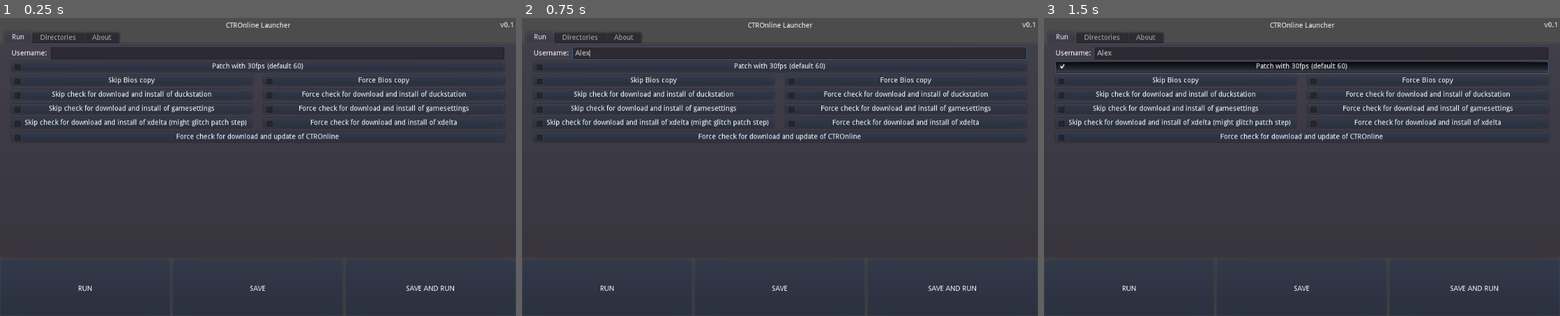
Above: before the commit, frames 1-3 (left to right).
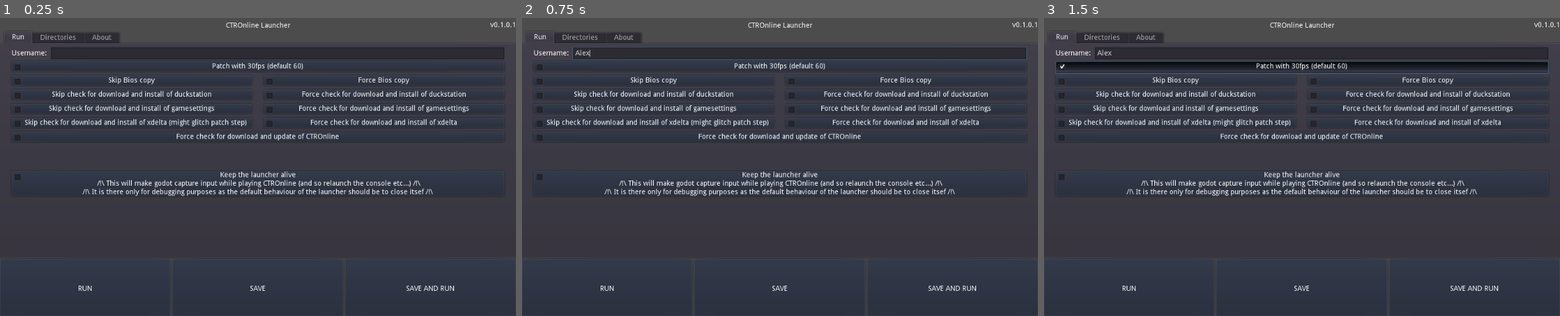
Above: after the commit, the same moments.

Repository: Adrenesis/CTROnline-Launcher
Game: Godot game, scene res://Launcher.tscn
Same seed, same stepped clock (60 frames per second), same inputs: the game is played once before the commit and once after it.
Inputs (mouse positions are in pixels of both pictures, inside the frame that each line leads up to):
- Up to frame 1 (0.25 s): no input
- Up to frame 2 (0.75 s): click (800, 53) at 0.52 s; type "Alex" at 0.6 s
- Up to frame 3 (1.5 s): click (1302, 68) at 1.27 s

The runs differ from the first frame. In frame 1, 1.3% of the frame differs, in the area x 2-100%, y 1-60%; in frame 2, 1.3%; in frame 3, 1.3%.

Commit message:
close the launcher once the job is done (except if asked to keep running)

Diff:
--- a/Controller.gd
+++ b/Controller.gd
@@ -24,6 +24,8 @@
 var forceXDeltaCheckBox = null
 var forceUpdateButton = null
 var forceUpdateCheckBox = null
+var keepRunningButton = null
+var keepRunningCheckBox = null
 
 var biosLineEdit = null
 var duckStationLineEdit = null
@@ -87,6 +89,8 @@
 	forceXDeltaCheckBox = forceXDeltaButton.get_node("CheckBox")
 	forceUpdateButton = get_node("%ForceUpdate")
 	forceUpdateCheckBox = forceUpdateButton.get_node("CheckBox")
+	keepRunningButton = get_node("%KeepRunning")
+	keepRunningCheckBox = keepRunningButton.get_node("CheckBox")
 
 	forceBiosButton.connect("toggled", self, "force_bios_pressed")
 	forceDuckStationButton.connect("toggled", self, "force_duckstation_pressed")
@@ -318,6 +322,8 @@
 	args.insert(0, "-Command")
 	OS.execute("cmd.exe", ["/c", ("echo " + usernameLineEdit.text + "> ./username.ini") ], false, output, true, true)
 	OS.execute("powershell", args, false, output, true, true)
+	if not keepRunningButton.pressed:
+		get_tree().quit()
 
 func get_run_string():
 	#TODO support Linux
--- a/Launcher.tscn
+++ b/Launcher.tscn
@@ -13,11 +13,11 @@
 script = ExtResource( 2 )
 
 [node name="VersionLabel" type="Label" parent="."]
-margin_left = 993.0
+margin_left = 973.0
 margin_top = 15.0
-margin_right = 1020.0
-margin_bottom = 14.0
-text = "v0.1"
+margin_right = 1024.0
+margin_bottom = 29.0
+text = "v0.1.0.1"
 
 [node name="VBoxContainer" type="VBoxContainer" parent="."]
 anchor_right = 1.0
@@ -62,7 +62,6 @@
 
 [node name="Run" type="Tabs" parent="VBoxContainer/TabContainer"]
 unique_name_in_owner = true
-visible = false
 anchor_right = 1.0
 anchor_bottom = 1.0
 margin_left = 4.0
@@ -453,14 +452,73 @@
 margin_bottom = 20.0
 rect_min_size = Vector2( 15, 0 )
 
+[node name="HBoxContainer7" type="HBoxContainer" parent="VBoxContainer/TabContainer/Run/VBoxContainer2"]
+margin_top = 192.0
+margin_right = 1016.0
+margin_bottom = 242.0
+rect_min_size = Vector2( 0, 50 )
+
+[node name="Control4" type="Control" parent="VBoxContainer/TabContainer/Run/VBoxContainer2/HBoxContainer7"]
+margin_right = 15.0
+margin_bottom = 50.0
+rect_min_size = Vector2( 15, 0 )
+
+[node name="Control3" type="Control" parent="VBoxContainer/TabContainer/Run/VBoxContainer2/HBoxContainer7"]
+margin_left = 19.0
+margin_right = 34.0
+margin_bottom = 50.0
+rect_min_size = Vector2( 15, 0 )
+
+[node name="HBoxContainer8" type="HBoxContainer" parent="VBoxContainer/TabContainer/Run/VBoxContainer2"]
+margin_top = 246.0
+margin_right = 1016.0
+margin_bottom = 296.0
+
+[node name="Control4" type="Control" parent="VBoxContainer/TabContainer/Run/VBoxContainer2/HBoxContainer8"]
+margin_right = 15.0
+margin_bottom = 50.0
+rect_min_size = Vector2( 15, 0 )
+
+[node name="KeepRunning" type="Button" parent="VBoxContainer/TabContainer/Run/VBoxContainer2/HBoxContainer8"]
+unique_name_in_owner = true
+self_modulate = Color( 0.784314, 0.917647, 1, 1 )
+margin_left = 19.0
+margin_right = 997.0
+margin_bottom = 50.0
+rect_min_size = Vector2( 0, 50 )
+focus_mode = 0
+size_flags_horizontal = 3
+toggle_mode = true
+enabled_focus_mode = 0
+script = ExtResource( 1 )
+
+[node name="Label" type="Label" parent="VBoxContainer/TabContainer/Run/VBoxContainer2/HBoxContainer8/KeepRunning"]
+anchor_right = 1.0
+anchor_bottom = 1.0
+text = "Keep the launcher alive
+ /!\\ This will make godot capture input while playing CTROnline (and so relaunch the console etc...) /!\\
+/!\\ It is there only for debugging purposes as the default behaviour of the launcher should be to close itsef /!\\"
+align = 1
+valign = 1
+
+[node name="CheckBox" type="CheckBox" parent="VBoxContainer/TabContainer/Run/VBoxContainer2/HBoxContainer8/KeepRunning"]
+anchor_right = 1.0
+
+[node name="Control3" type="Control" parent="VBoxContainer/TabContainer/Run/VBoxContainer2/HBoxContainer8"]
+margin_left = 1001.0
+margin_right = 1016.0
+margin_bottom = 50.0
+rect_min_size = Vector2( 15, 0 )
+
 [node name="Control6" type="Control" parent="VBoxContainer/TabContainer/Run/VBoxContainer2"]
-margin_top = 192.0
+margin_top = 300.0
 margin_right = 1016.0
 margin_bottom = 413.0
 size_flags_horizontal = 3
 size_flags_vertical = 3
 
 [node name="Directories" type="Tabs" parent="VBoxContainer/TabContainer"]
+visible = false
 anchor_right = 1.0
 anchor_bottom = 1.0
 margin_left = 4.0
@@ -822,7 +880,7 @@
 [node name="TextEdit" type="TextEdit" parent="VBoxContainer/TabContainer/About/VBoxContainer"]
 margin_top = 54.0
 margin_right = 1016.0
-margin_bottom = 300.0
+margin_bottom = 413.0
 size_flags_vertical = 3
 custom_colors/font_color = Color( 1, 1, 1, 1 )
 custom_colors/font_color_readonly = Color( 1, 1, 1, 1 )
Not shown, changed: export_presets.cfg
